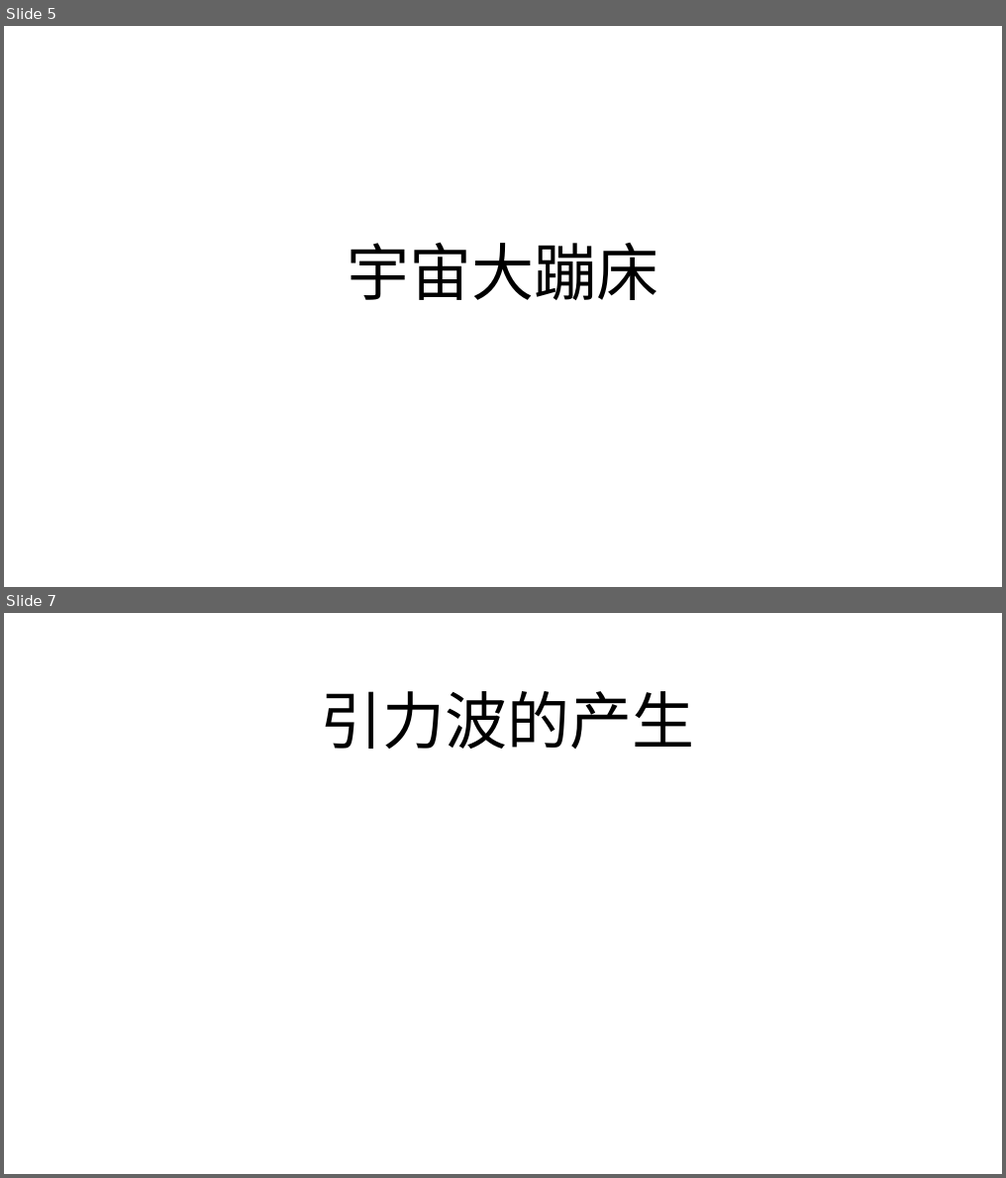
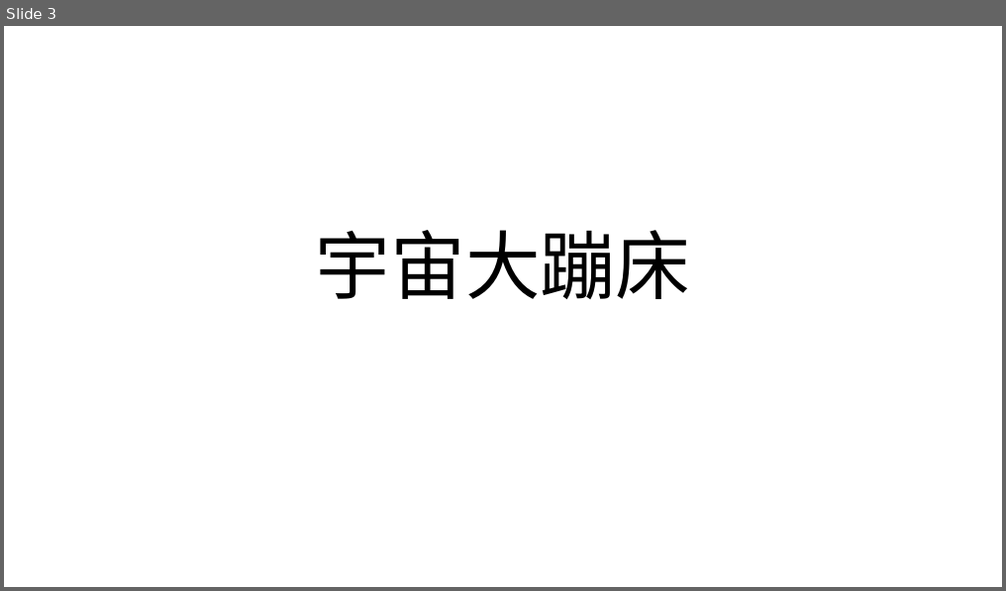
Before and after one commit to FredJiangFei/MyDocuments, a slide deck: 其他/引力波/引力波.pptx. Shown one above the other, each under a label of ours: slides 5 and 7 before the commit, slide 3 after it; the slides between them are not shown. The pictures are 1006x1178 and 1006x591 pixels, drawn with LibreOffice and Linux fonts; fonts in the diff are those of the drawing. Boxes give left, top, right and bottom in pixels: in the first picture for what was removed or moved away, otherwise in the second. Text is boxed around its words. In the diff, an @@ line names an element or a change of style, - is before the commit and + after.

```diff
--- a/其他/引力波/引力波.pptx
+++ b/其他/引力波/引力波.pptx
@@ slide 7 removed at (x1=4, y1=613, x2=1002, y2=1174), background #FFFFFF @@
@@ title removed at (x1=321, y1=691, x2=695, y2=749) @@
-引力波的产生
@@ what was slide 5 is now slide 3 @@
@@ slide 3 changed as well @@
@@ title "宇宙大蹦床" at (x1=316, y1=230, x2=690, y2=299): size 60 to 72 pt @@
```
Also in this commit, not shown: 2 other slides changed, 2 slides added, 13 other slides removed, 4 other files.
